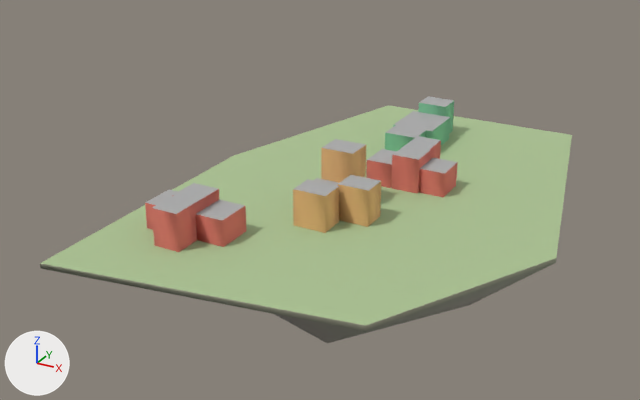
Renders of the glTF model godot_project/remake/sky/islands/SKY-044.lod2.glb from each side of a commit.
Rendered twice from a 50 mm lens placed at (104.2, -223.0, 105.3), pointed at (-14.2, -7.7, -2.3). The lights are fixed; the arrows at lower left show +X, +Y and +Z. The first picture is the older version.

Names of what the first picture shows: 'buildings', 'deck', 'rock'.
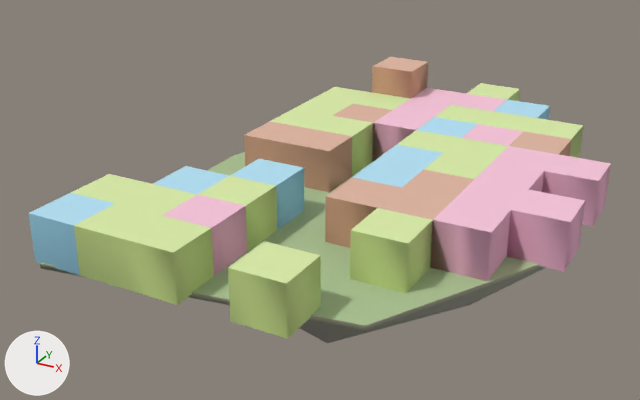
What differs and where, as boxes [x1, y1, x2, y2] in the pictures (640 x 400 px):
'warren_hull', added
    after: [29, 57, 611, 339]
'buildings', deleted
    before: [145, 97, 458, 252]
'deck', unchanged, covered by the edit
    before: [41, 105, 572, 325]
    after: [41, 152, 538, 325]

The change in detail:
Mesh me_warren_hull is new.
It has 145 vertices, 320 faces and spans x -57.0..63.0, y -81.0..84.0, z 0.0..23.0.
It uses material mat_sky_lod_bldg.
Object 'buildings' (ob_buildings) is deleted.
Object 'warren_hull' (ob_warren_hull) is new; it shows me_warren_hull.
Its location is (0.0, 0.0, 0.0).
